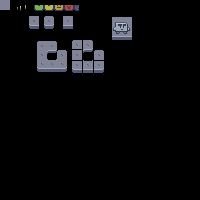
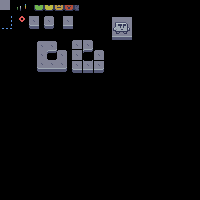
Two versions of the same layered image (200 × 200). Layer-by-layer changes:
painted on "Background" over [2, 4, 26, 29]
